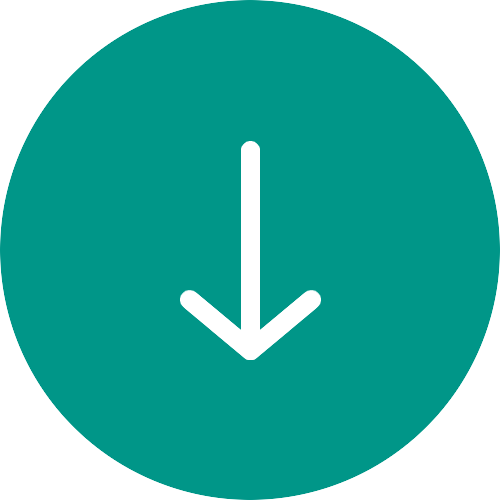
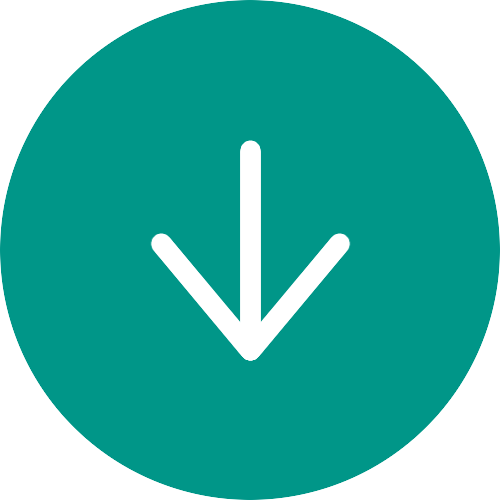
Layers edited between the first and the second w=500, h=500 image:
painted on "Arrow" over 150, 140, 351, 361
